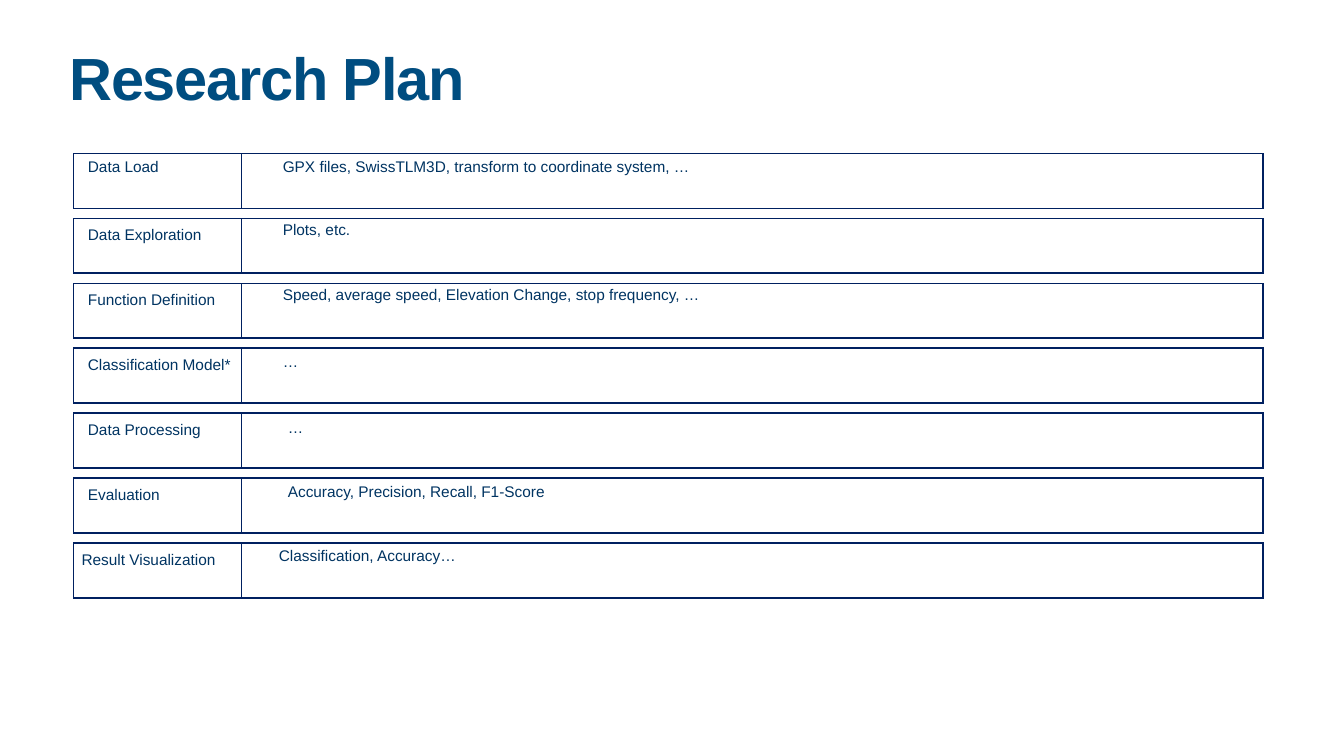
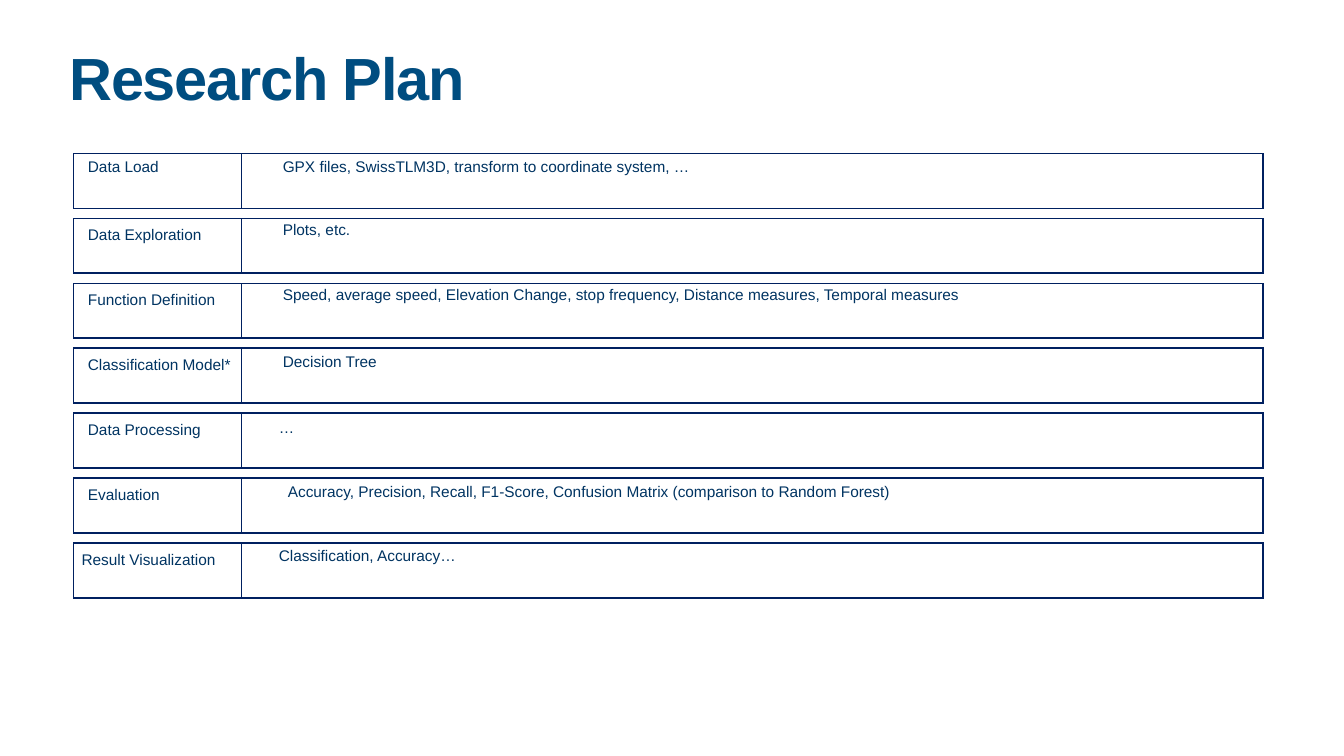
Before and after one commit to jonglr/GEO880-Project, a slide deck: slide 4 of Presentation.pptx (slide 5 before the commit). Drawn at 1344x756 pixels with LibreOffice and Linux fonts; fonts in the diff are those of the drawing. Boxes give left, top, right and bottom in pixels: in the first picture for what was removed or moved away, otherwise in the second. Text is boxed around its words. In the diff, an @@ line names an element or a change of style, - is before the commit and + after.

Commit message:
Updated Presentation

```diff
--- a/Presentation.pptx
+++ b/Presentation.pptx
@@ text at (x1=283, y1=289, x2=958, y2=303): text changed @@
-Speed, average speed, Elevation Change, stop frequency, …
+Speed, average speed, Elevation Change, stop frequency, Distance measures, Temporal measures
@@ text at (x1=283, y1=356, x2=377, y2=367): text changed @@
-…
+Decision Tree
@@ text "…" moved from (x1=285, y1=401, x2=904, y2=456) to (x1=276, y1=402, x2=895, y2=456) @@
@@ text at (x1=288, y1=486, x2=890, y2=501): text changed @@
-Accuracy, Precision, Recall, F1-Score
+Accuracy, Precision, Recall, F1-Score, Confusion Matrix (comparison to Random Forest)
```
Also in this commit, not shown: 2 other slides changed, 2 slides removed.
